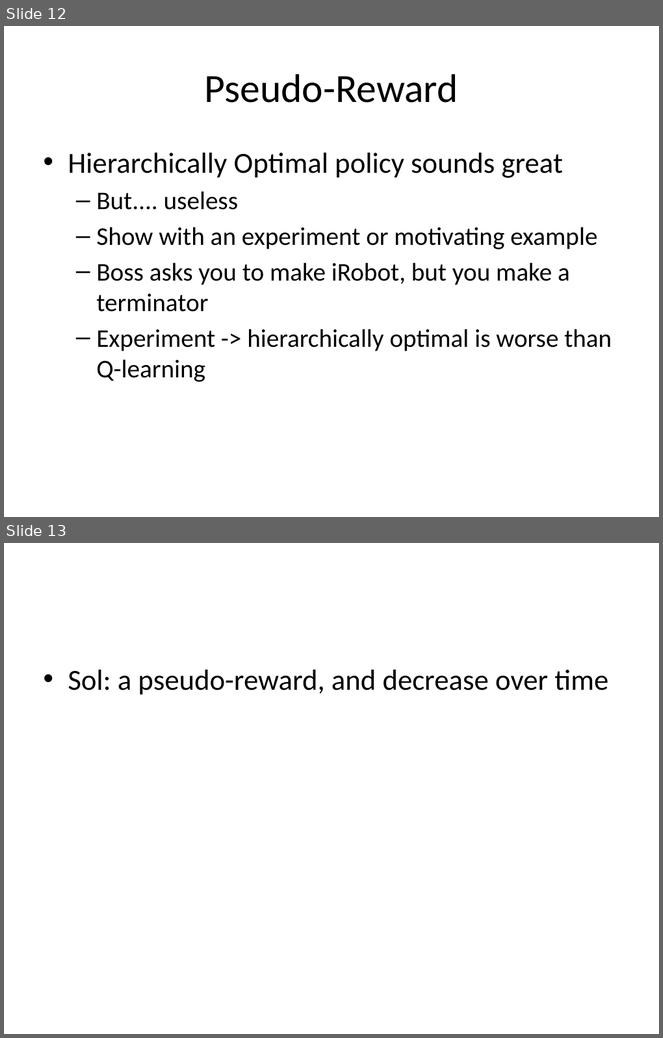
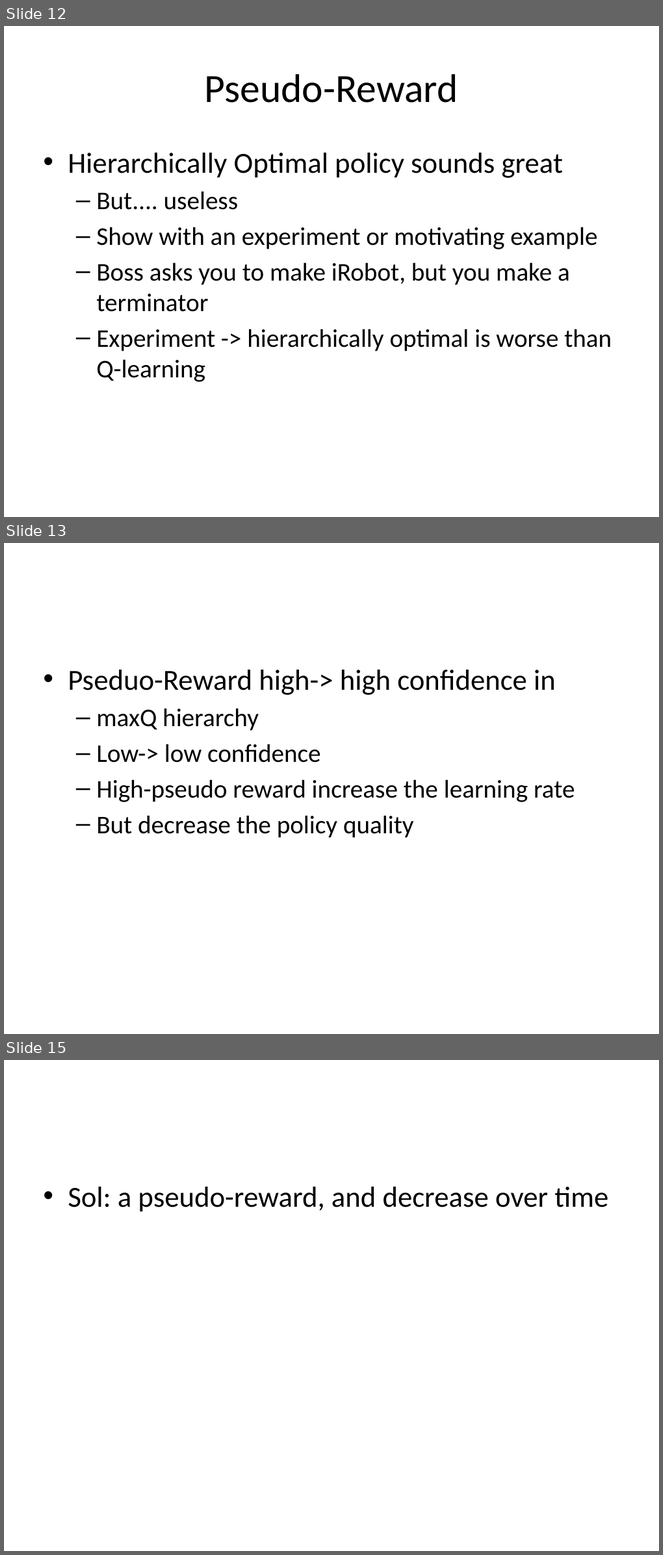
Before and after one commit to lono175/Thesis, a slide deck: OptimalPlanning.pptx. Shown one above the other, each under a label of ours: slides 12 and 13 before the commit, slides 12, 13 and 15 after it; the slides between them are not shown. The pictures are 663x1038 and 663x1555 pixels, drawn with LibreOffice and Linux fonts; fonts in the diff are those of the drawing. Boxes give left, top, right and bottom in pixels: in the first picture for what was removed or moved away, otherwise in the second. Text is boxed around its words. In the diff, an @@ line names an element or a change of style, - is before the commit and + after.

```diff
--- a/OptimalPlanning.pptx
+++ b/OptimalPlanning.pptx
@@ slide 13 added at [4,543,659,1034], background #FFFFFF @@
@@ text added at [68,670,575,838], 28 pt, text #000000 @@
+• Pseduo-Reward high-> high confidence in
+  – maxQ hierarchy
+  – Low-> low confidence
+  – High-pseudo reward increase the learning rate
+  – But decrease the policy quality
@@ what was slide 13 is now slide 15 @@
```
Also in this commit, not shown: 3 slides changed, 3 other slides added, 1 other file.
